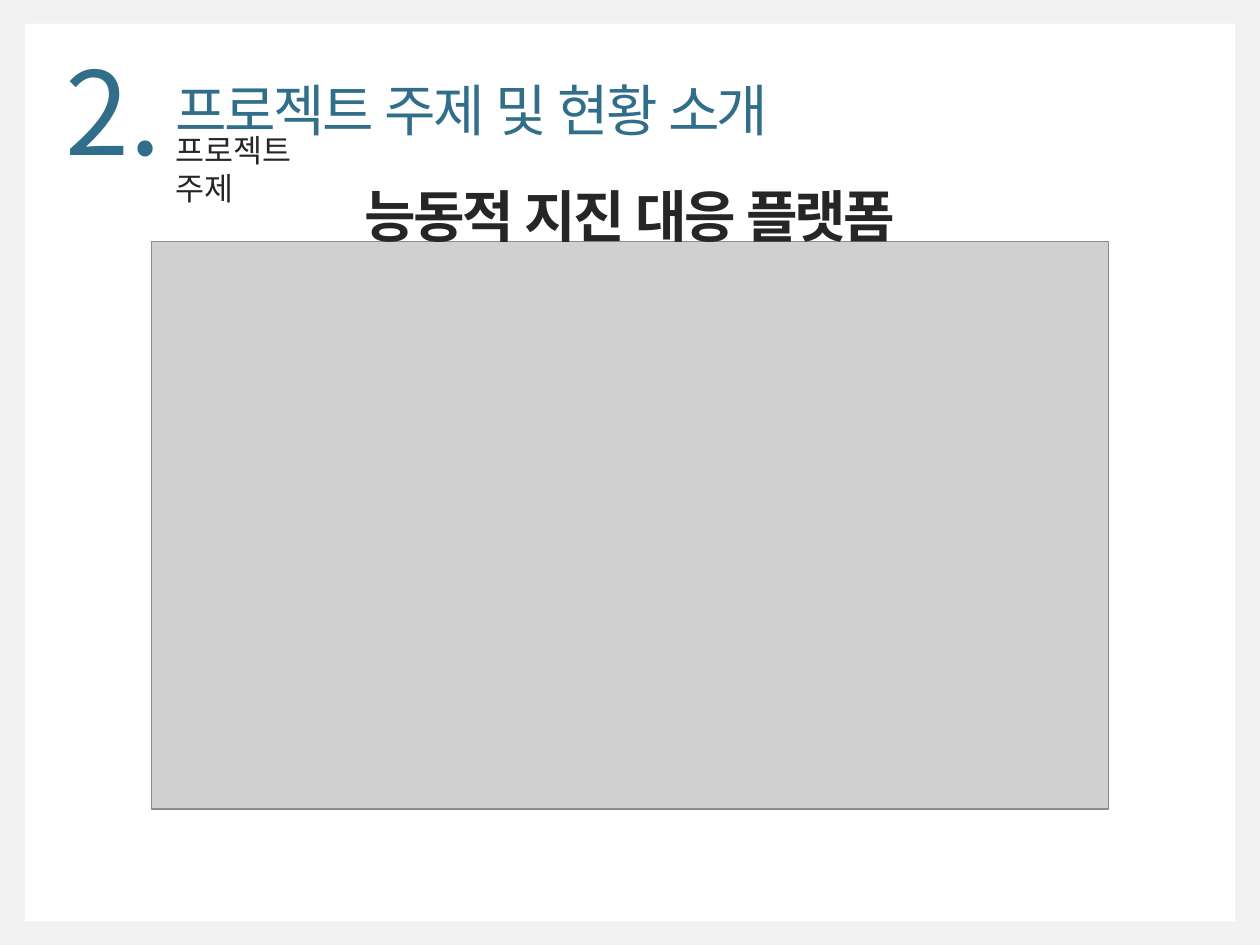
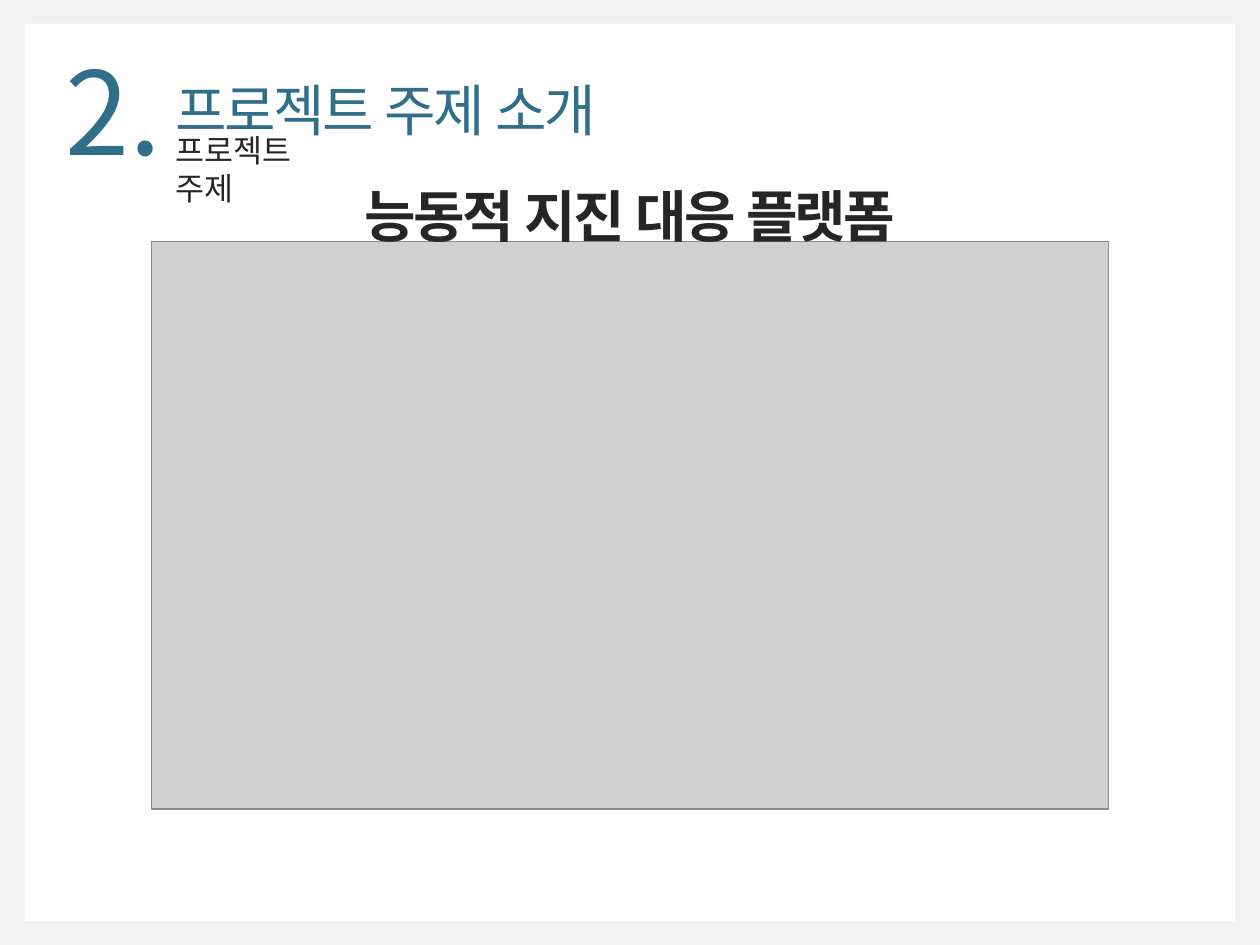
Before and after one commit to WongyuLee/KNU_SoftwareEngineering_2Team, a slide deck: slide 4 of doc/SoftwareEngineering_2Team(최종).pptx. Drawn at 1260x945 pixels with LibreOffice and Linux fonts; fonts in the diff are those of the drawing; grey boxes stand for pictures. Boxes give left, top, right and bottom in pixels: in the first picture for what was removed or moved away, otherwise in the second. Text is boxed around its words. In the diff, an @@ line names an element or a change of style, - is before the commit and + after.

```diff
--- a/doc/SoftwareEngineering_2Team(최종).pptx
+++ b/doc/SoftwareEngineering_2Team(최종).pptx
@@ text at [175, 84, 595, 146]: text changed @@
-프로젝트 주제 및 현황 소개
+프로젝트 주제 소개
```
Also in this commit, not shown: 9 other slides changed.
